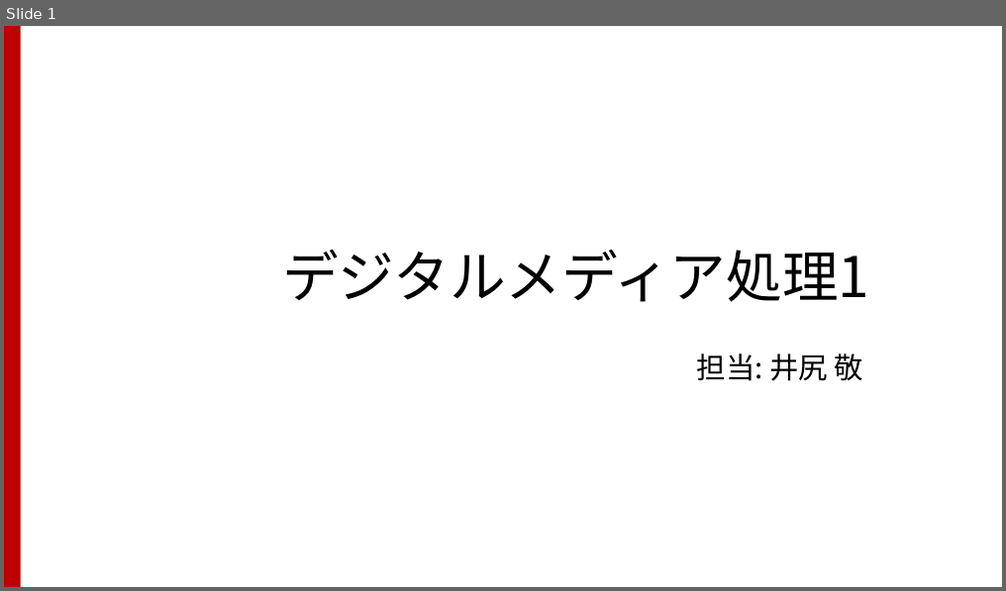
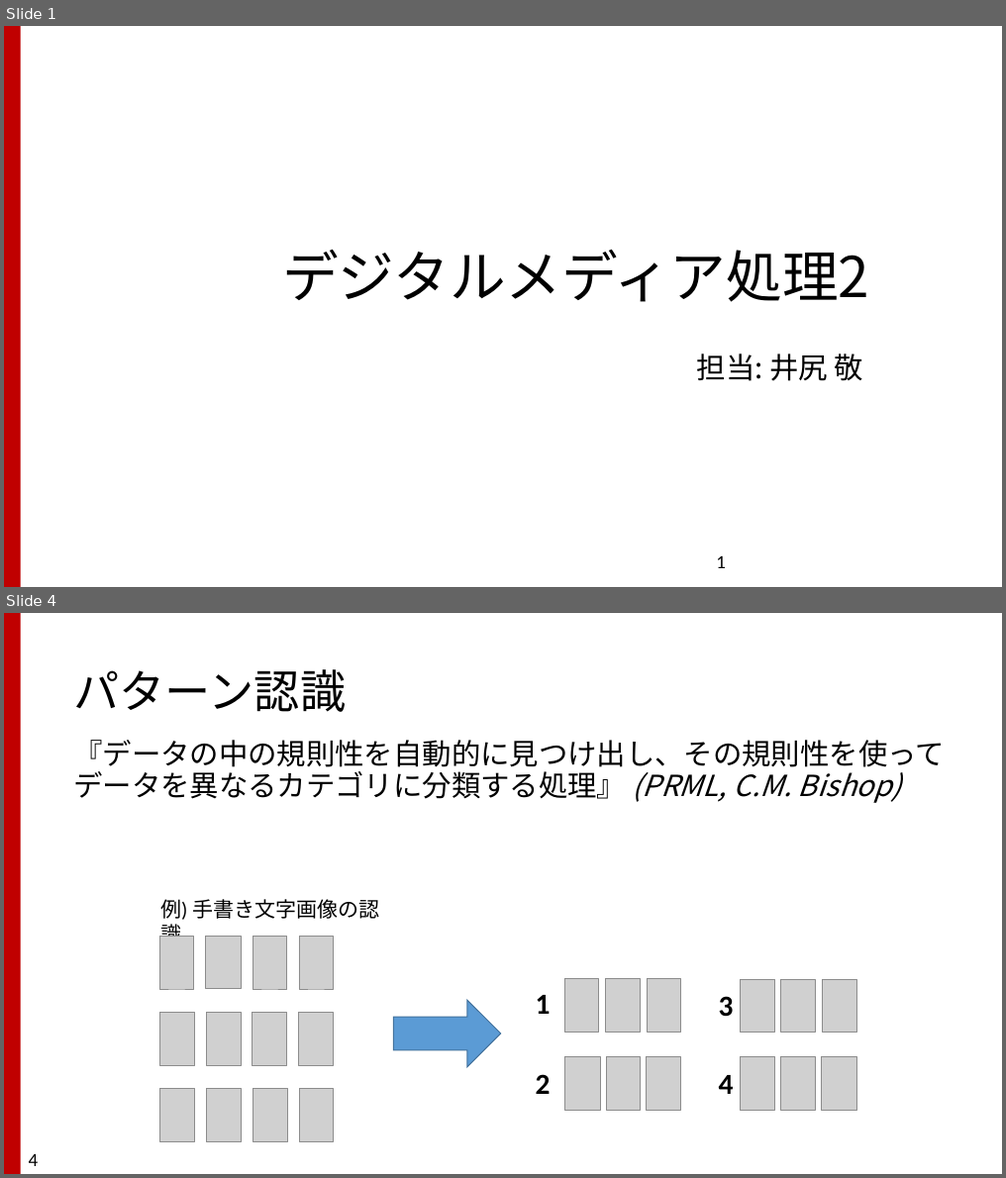
Before and after one commit to TakashiIjiri/TakashiIjiri.github.io, a slide deck: classes/dm2018_2/dm2_7.pptx. Shown one above the other, each under a label of ours: slide 1 before the commit, slides 1 and 4 after it; the slides between them are not shown. The pictures are 1006x591 and 1006x1178 pixels, drawn with LibreOffice and Linux fonts; fonts in the diff are those of the drawing; grey boxes stand for pictures. Boxes give left, top, right and bottom in pixels: in the first picture for what was removed or moved away, otherwise in the second. Text is boxed around its words. In the diff, an @@ line names an element or a change of style, - is before the commit and + after.

```diff
--- a/classes/dm2018_2/dm2_7.pptx
+++ b/classes/dm2018_2/dm2_7.pptx
@@ slide 4 added at box(4, 613, 1002, 1174), background #FFFFFF; not listed: 1 template element that a slide beside it also shows @@
@@ title added at box(73, 669, 346, 712), 44 pt, text #000000 @@
+パターン認識
@@ text added at box(73, 740, 944, 803), 28 pt, text #000000 @@
+『データの中の規則性を自動的に見つけ出し、その規則性を使ってデータを異なるカテゴリに分類する処理』 (PRML, C.M. Bishop)
@@ group added at box(159, 899, 856, 1143): 24 pictures, 5 texts, 1 right arrow @@
+例) 手書き文字画像の認識
+1
+2
+4
+3
@@ page number added at box(29, 1155, 39, 1166), 18 pt, text #000000 @@
+4
@@ slide 1 changed as well @@
@@ title at box(282, 250, 869, 302): text changed @@
-デジタルメディア処理1
+デジタルメディア処理2
@@ page number added at box(716, 557, 726, 569), 18 pt, text #000000 @@
+1
```
Also in this commit, not shown: 46 other slides added, 26 slides removed, 14 other files.
